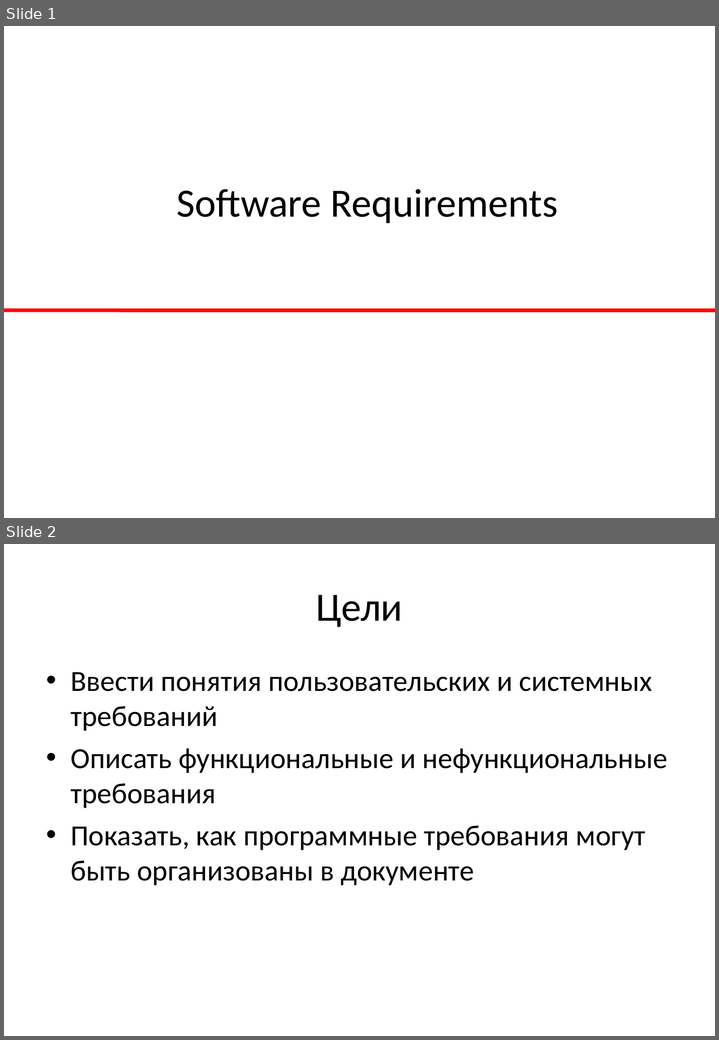
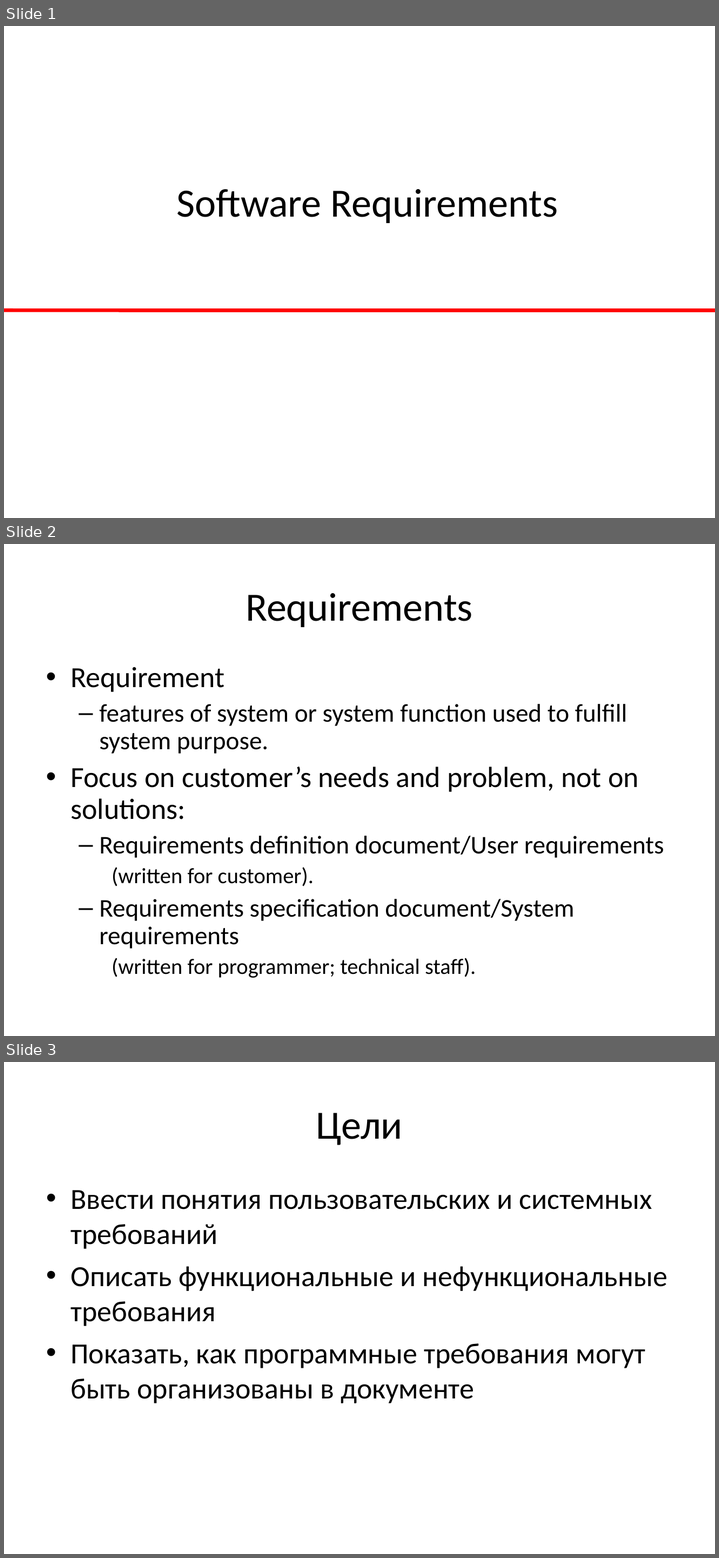
Before and after one commit to BigRacer/swtesting, a slide deck: 4.Requirements/Requirements_rus.ppt. Shown one above the other, each under a label of ours: slides 1 and 2 before the commit, slides 1, 2 and 3 after it. The pictures are 719x1040 and 719x1558 pixels, drawn with LibreOffice and Linux fonts; fonts in the diff are those of the drawing; background and template pictures are left out. Boxes give left, top, right and bottom in pixels: in the first picture for what was removed or moved away, otherwise in the second. Text is boxed around its words. In the diff, an @@ line names an element or a change of style, - is before the commit and + after.

```diff
--- a/4.Requirements/Requirements_rus.ppt
+++ b/4.Requirements/Requirements_rus.ppt
@@ slide 2 added at [4, 544, 715, 1036], background picture (left out) @@
@@ title added at [245, 593, 473, 627], 44 pt, text #000000 @@
+Requirements
@@ text added at [70, 667, 664, 978], 28 pt, text #000000 @@
+• Requirement
+  – features of system or system function used to fulfill system purpose.
+• Focus on customer’s needs and problem, not on solutions:
+  – Requirements definition document/User requirements
+    (written for customer).
+  – Requirements specification document/System requirements
+    (written for programmer; technical staff).
@@ what was slide 2 is now slide 3 @@
```
Also in this commit, not shown: 3 slides changed, 3 other slides added, 6 slides removed.
